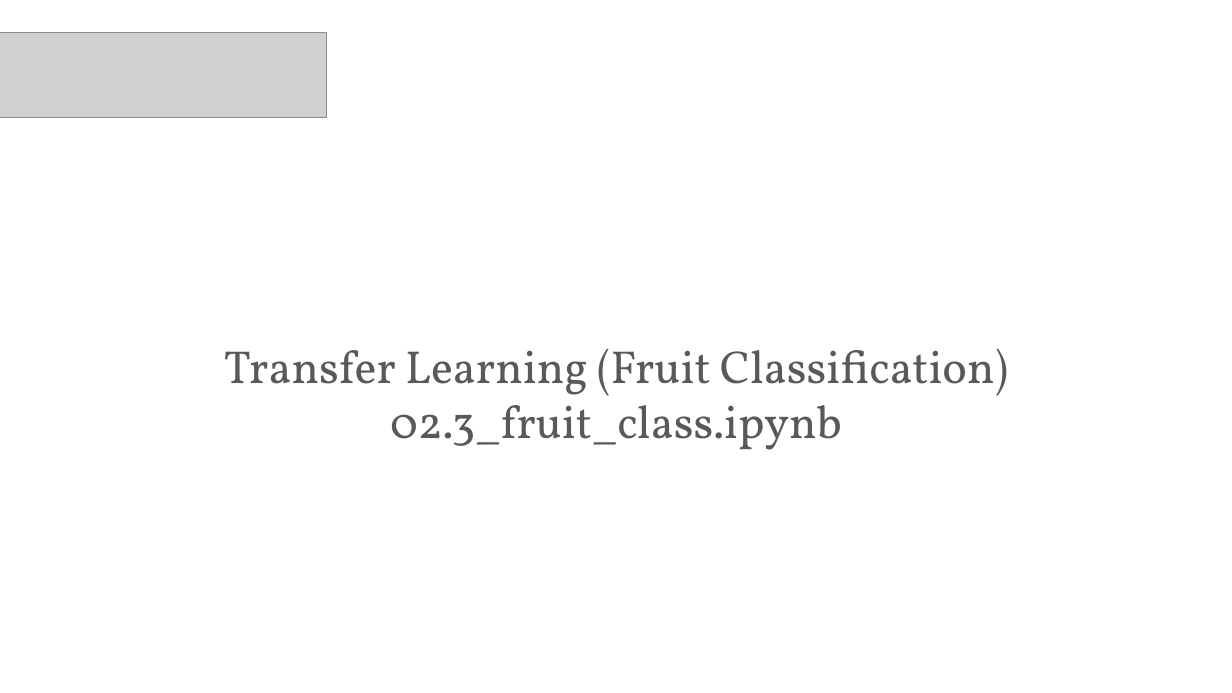
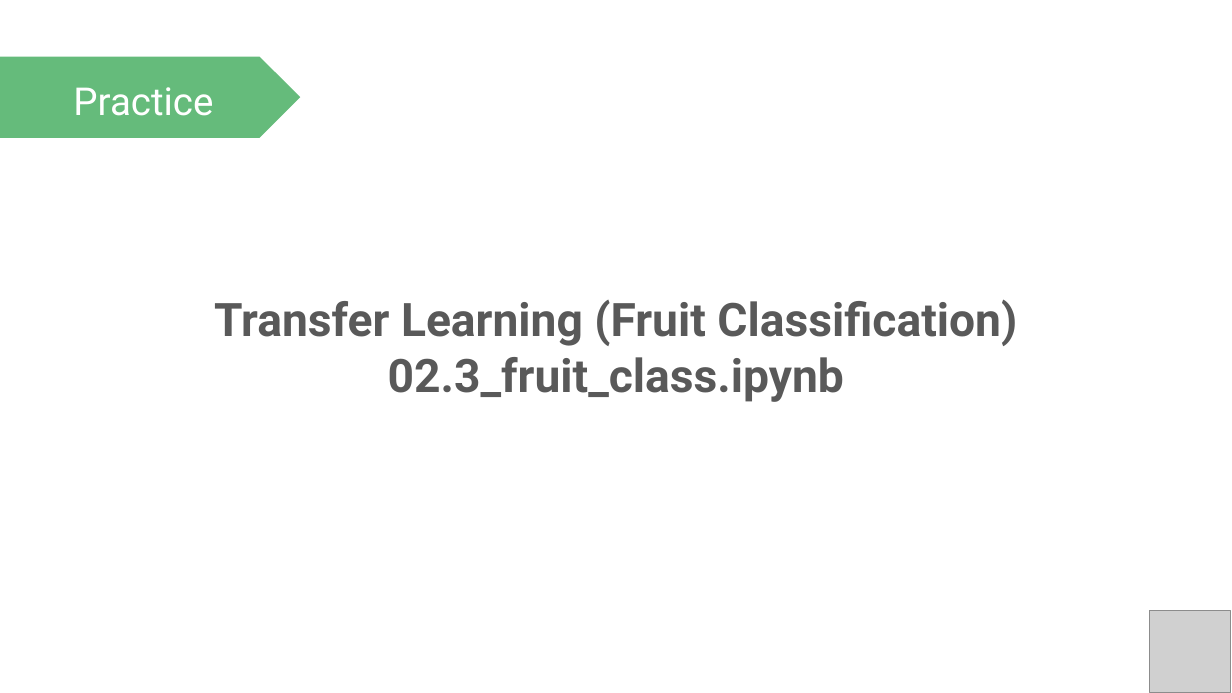
Before and after one commit to PracticumAI/transfer, a slide deck: slide 15 of presentations/02_transfer_learn.pptx. Drawn at 1232x693 pixels with LibreOffice and Linux fonts; fonts in the diff are those of the drawing; grey boxes stand for pictures. Boxes give left, top, right and bottom in pixels: in the first picture for what was removed or moved away, otherwise in the second. Text is boxed around its words. In the diff, an @@ line names an element or a change of style, - is before the commit and + after.

Commit message:
Updated transfer_learn.pptx to new visual standards.

```diff
--- a/presentations/02_transfer_learn.pptx
+++ b/presentations/02_transfer_learn.pptx
@@ picture removed at (0, 32, 327, 117) @@
@@ pentagon arrow added at (0, 56, 300, 138), fill #65BB7B @@
@@ text added at (73, 87, 213, 116), 30 pt, text #FFFFFF @@
+Practice
@@ text "Transfer Learning (Fruit Classification)": place and size @@
-text "Transfer Learning (Fruit Classification)" at (224, 349, 1008, 450)
+text "Transfer Learning (Fruit Classification)" at (214, 299, 1017, 402)
@@ text "Transfer Learning (Fruit Classification)" at (214, 299, 1017, 402): font Vollkorn to Roboto, bold on @@
@@ picture added at (1150, 611, 1231, 693) @@
```
Also in this commit, not shown: 14 other slides changed.
